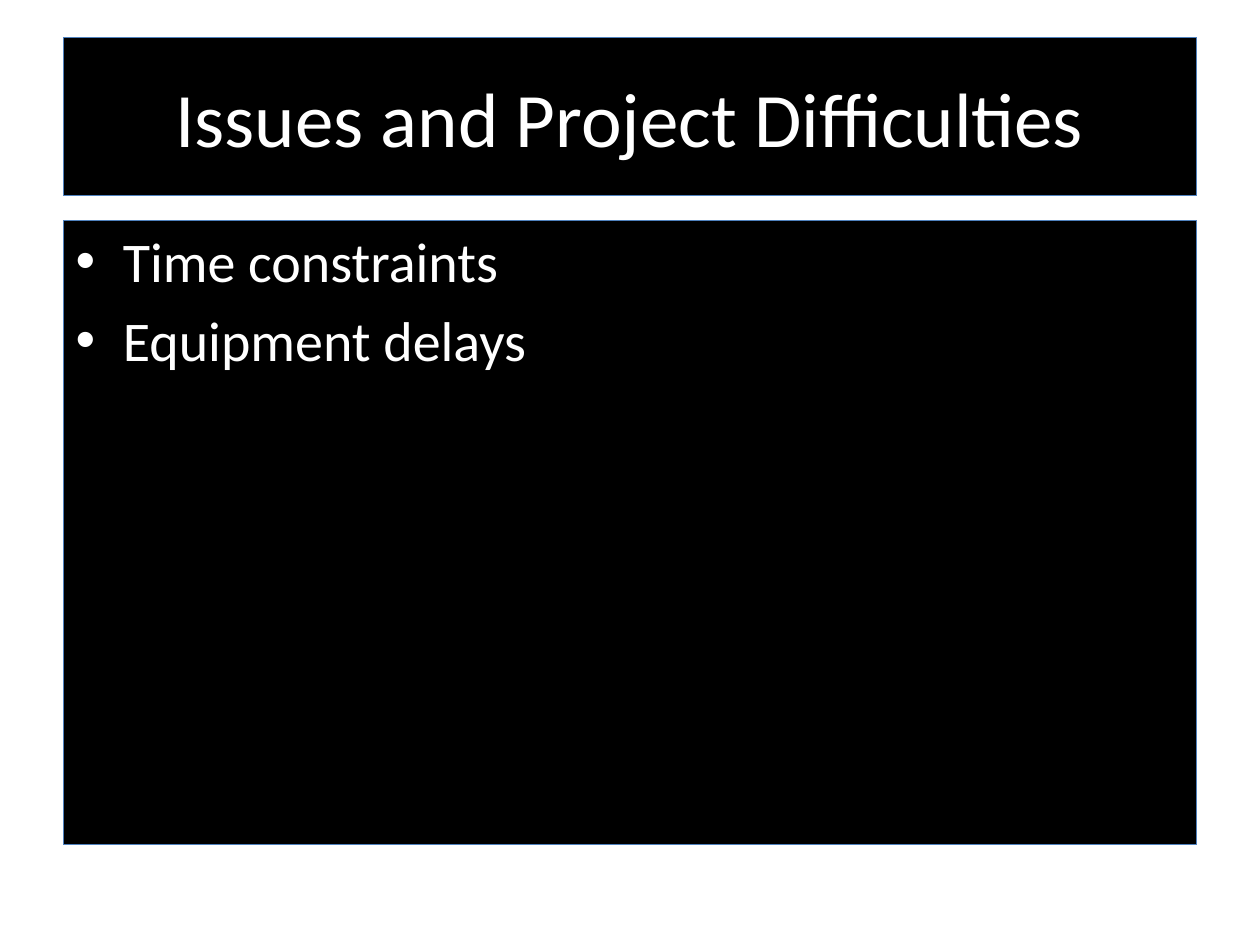
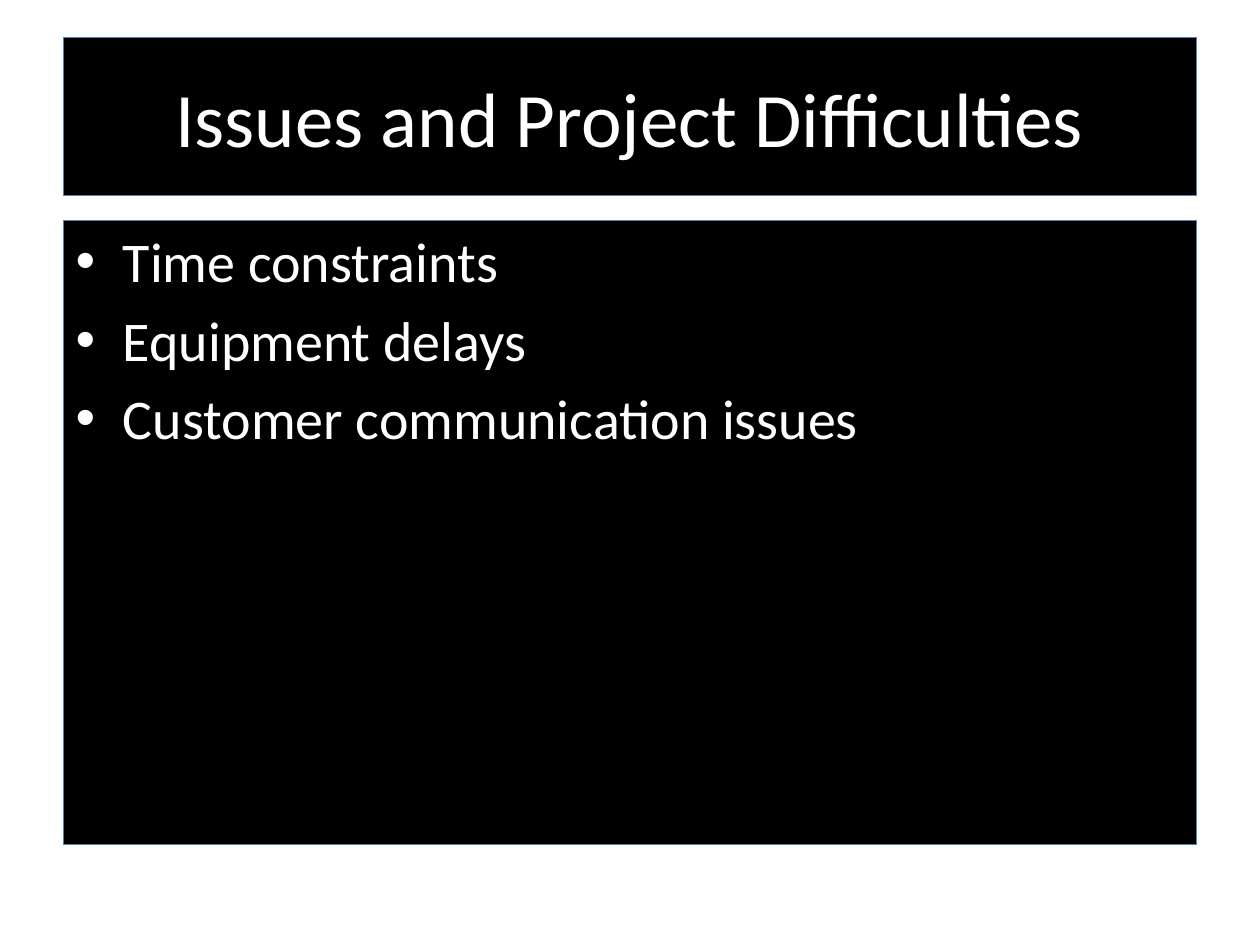
Before and after one commit to RedTeamCOSC470/Documentation, a slide deck: slide 20 of Stargazer_Presentation_Semester2.pptx (slide 16 before the commit). Drawn at 1260x945 pixels with LibreOffice and Linux fonts; fonts in the diff are those of the drawing; background and template pictures are left out. Boxes give left, top, right and bottom in pixels: in the first picture for what was removed or moved away, otherwise in the second. Text is boxed around its words. In the diff, an @@ line names an element or a change of style, - is before the commit and + after.

```diff
--- a/Stargazer_Presentation_Semester2.pptx
+++ b/Stargazer_Presentation_Semester2.pptx
@@ text at (x1=123, y1=400, x2=858, y2=440): paragraph added @@
+• Customer communication issues
```
Also in this commit, not shown: 5 other slides changed, 4 slides added, 1 other file.
